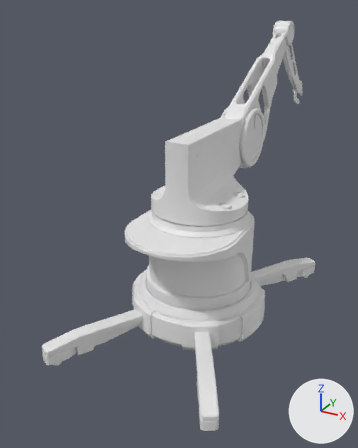
Renders of the Blender file Hard Surface Modeling/scify_machine.blend from each side of a commit.
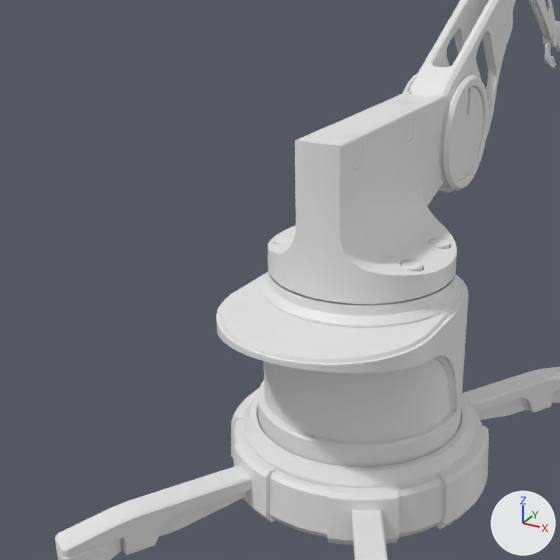
There are two pictures of each version: one whole from a camera (50 mm lens) standing at (19.6, -39.7, 28.3) and looking at (-4.2, 3.6, 6.7), one close up on the part from 4% to 84% of the width and 15% to 80% of the height. The axes (+X, +Y, +Z) are drawn at lower right. The lights are the same throughout.
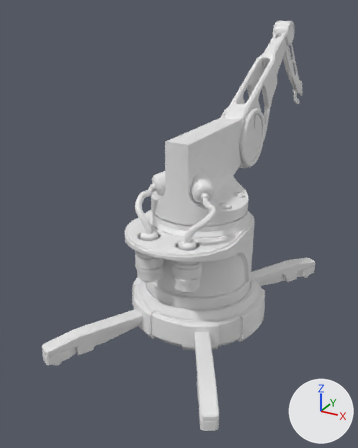
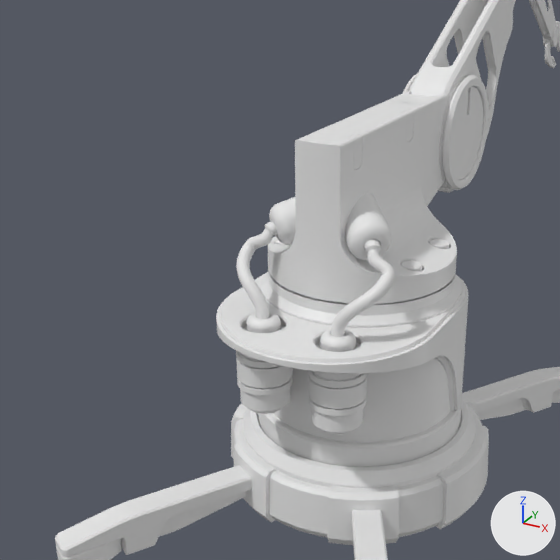
Location of each change, (x1, y1, x2, y2) in pixels of the close-ups (560 x 560 px):
'Cylinder.007', reshaped: before (268, 101, 457, 305); after (268, 101, 457, 304)
'Cylinder.020', reshaped, modifiers changed: (220, 272, 465, 411) in both
'Cylinder.024', added: after (236, 351, 367, 417)
'Vert.001', added: after (236, 221, 395, 337)
'Cylinder.022', added: after (239, 324, 363, 435)
'Circle', added: after (244, 311, 359, 352)
part 1 of me_cylinder_008, added: after (269, 109, 450, 274)
part 2 of me_cylinder_022, added: after (221, 272, 464, 411)

The change, as a diff of the scene's bpy script:
```diff
--- a/Hard Surface Modeling/scify_machine.blend.py
+++ b/Hard Surface Modeling/scify_machine.blend.py
@@ me_cylinder_008 @@
-me_cylinder_008.from_pydata(...)  # 752 vertices, 585 faces; spans x -4.59..4.59, y -4.6..4.6, z -3.14..4.14
+me_cylinder_008.from_pydata(...)  # 1603 vertices, 1400 faces; spans x -4.59..4.59, y -4.6..4.6, z -3.14..4.14
+# me_cylinder_008 part 1: 851 vertices added at x 1.11..3.05, y -4.5..3.88, z -1.54..1.37
@@ me_cylinder_022 @@
-me_cylinder_022.from_pydata(...)  # 234 vertices, 126 faces; spans x -5.12..5.12, y -8.45..5.13, z 3.31..9.31
+me_cylinder_022.from_pydata(...)  # 694 vertices, 466 faces; spans x -5.12..5.12, y -8.45..5.13, z 3.31..9.31
+# me_cylinder_022 part 2: 460 vertices added at x -3.36..3.36, y -7.51..0.38, z 3.31..9.31
@@ ob_cylinder_020 @@
 _m = ob_cylinder_020.modifiers.new('WeightedNormal', 'WEIGHTED_NORMAL')
+_m = ob_cylinder_020.modifiers.new('BTool_Cylinder.026', 'BOOLEAN')
+_m.object = ob_cylinder_025
@@ ob_cylinder_025 @@
+ob_cylinder_025 = bpy.data.objects.new('Cylinder.025', me_cylinder_026)  # 96 vertices, 66 faces; spans x -1.12..1.12, y -1.12..1.12, z -1.91..1.91
+ob_cylinder_025.location = (1.915, -6.069, 9.307)
+ob_cylinder_025.scale = (0.913, 0.913, 0.913)
@@ ob_vert_001 @@
+ob_vert_001 = bpy.data.objects.new('Vert.001', me_vert_001)  # 168 vertices, 156 faces; spans x -1.3..0.95, y -3.71..0.39, z -0.16..2.74; modifiers BEVEL, SUBSURF, MIRROR
+ob_vert_001.location = (2.29, -3.79, 13.67)
+ob_vert_001.rotation_euler = (1.843, 0.272, 0.804)  # degrees (106, 16, 46)
@@ ob_circle @@
+ob_circle = bpy.data.objects.new('Circle', me_circle)  # 512 vertices, 481 faces; spans x -1.0..1.0, y -1.0..1.0, z -0.27..0.57; modifiers BEVEL, MIRROR, WEIGHTED_NORMAL
+ob_circle.location = (1.91, -6.07, 9.55)
@@ ob_cylinder_024 @@
+ob_cylinder_024 = bpy.data.objects.new('Cylinder.024', me_cylinder_025)  # 416 vertices, 416 faces; spans x -1.24..1.24, y -1.24..1.24, z -0.7..1.06; modifiers BEVEL, MIRROR, WEIGHTED_NORMAL
+ob_cylinder_024.location = (1.91, -6.07, 7.37)
+ob_cylinder_024.scale = (1.05, 1.05, 1.0)
@@ ob_cylinder_022 @@
+ob_cylinder_022 = bpy.data.objects.new('Cylinder.022', me_cylinder_013)  # 256 vertices, 194 faces; spans x -1.12..1.12, y -1.12..1.12, z -1.91..1.91; modifiers BEVEL, MIRROR, WEIGHTED_NORMAL
+ob_cylinder_022.location = (1.91, -6.07, 7.37)
+ob_cylinder_022.scale = (1.05, 1.05, 1.0)
```
